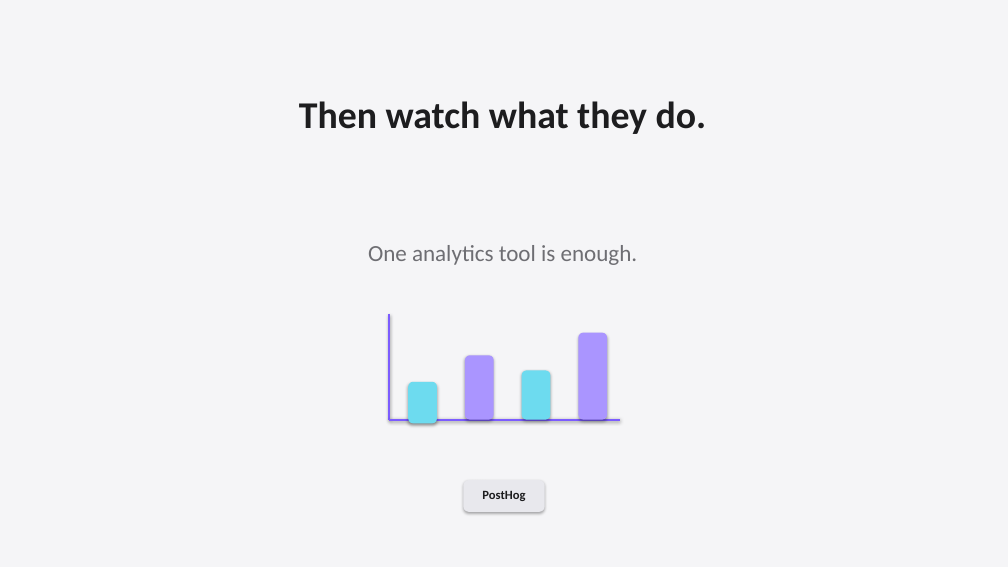
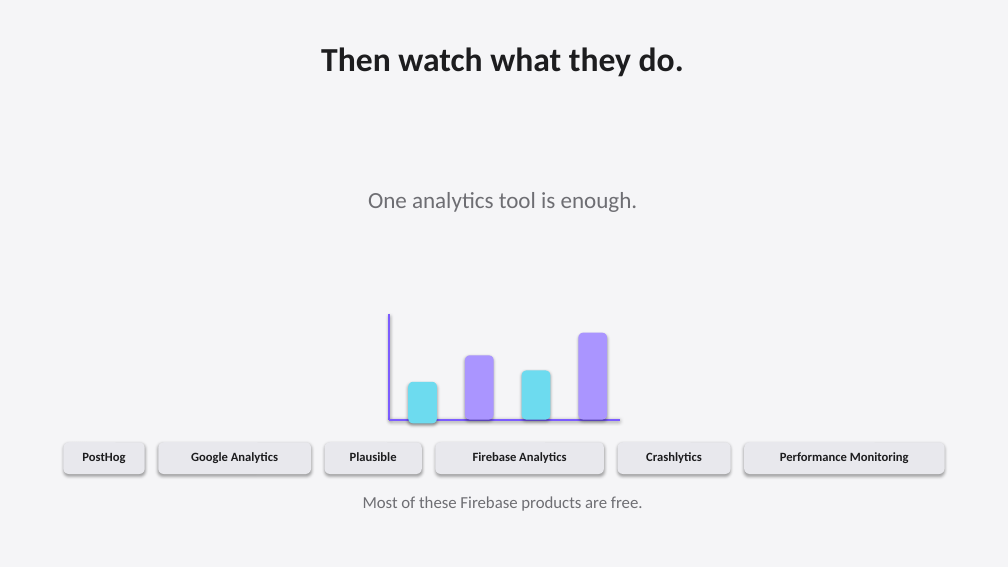
Before and after one commit to shangeethsivan/shangeethsivan.github.io, a slide deck: slide 12 of talks/whats-stopping-us-from-building-great-products-and-monetizing-them/whats-stopping-us-from-building-great-products-and-monetizing-them.pptx (slide 11 before the commit). Drawn at 1008x567 pixels with LibreOffice and Linux fonts; fonts in the diff are those of the drawing. Boxes give left, top, right and bottom in pixels: in the first picture for what was removed or moved away, otherwise in the second. Text is boxed around its words. In the diff, an @@ line names an element or a change of style, - is before the commit and + after.

Commit message:
Expand the Shipaton keynote to twenty-five slides.
Adds checkout providers, Firebase analytics, a growth slide, and a follow slide so the HTML, PPTX, and PDF match before review.

```diff
--- a/talks/whats-stopping-us-from-building-great-products-and-monetizing-them/whats-stopping-us-from-building-great-products-and-monetizing-them.pptx
+++ b/talks/whats-stopping-us-from-building-great-products-and-monetizing-them/whats-stopping-us-from-building-great-products-and-monetizing-them.pptx
@@ text "Then watch what they do.": place and size @@
-text "Then watch what they do." at [299,101,707,134]
+text "Then watch what they do." at [321,47,684,77]
@@ text "Then watch what they do." at [321,47,684,77]: size 36 to 32 pt @@
@@ text "One analytics tool is enough.": place and size @@
-text "One analytics tool is enough." at [368,245,638,265]
+text "One analytics tool is enough." at [368,192,638,212]
@@ text "PostHog": place and size @@
-text "PostHog" at [482,491,525,501]
+text "PostHog" at [82,453,125,463]
@@ rounded rectangle: place and size @@
-rounded rectangle at [464,480,544,512]
+rounded rectangle at [64,442,144,474]
@@ rounded rectangle added at [158,442,311,474], fill #E8E8ED @@
@@ rounded rectangle added at [324,442,421,474], fill #E8E8ED @@
@@ rounded rectangle added at [436,442,604,474], fill #E8E8ED @@
@@ rounded rectangle added at [618,442,731,474], fill #E8E8ED @@
@@ rounded rectangle added at [744,442,944,474], fill #E8E8ED @@
@@ text added at [191,452,278,463], 12 pt, text #1D1D1F, bold @@
+Google Analytics
@@ text added at [350,452,397,461], 12 pt, text #1D1D1F, bold @@
+Plausible
@@ text added at [473,452,566,463], 12 pt, text #1D1D1F, bold @@
+Firebase Analytics
@@ text added at [646,452,702,463], 12 pt, text #1D1D1F, bold @@
+Crashlytics
@@ text added at [780,452,909,463], 12 pt, text #1D1D1F, bold @@
+Performance Monitoring
@@ text added at [363,496,643,511], 16 pt, text #6E6E73 @@
+Most of these Firebase products are free.
```
Also in this commit, not shown: 2 other slides changed, 5 slides added, 4 other files.
